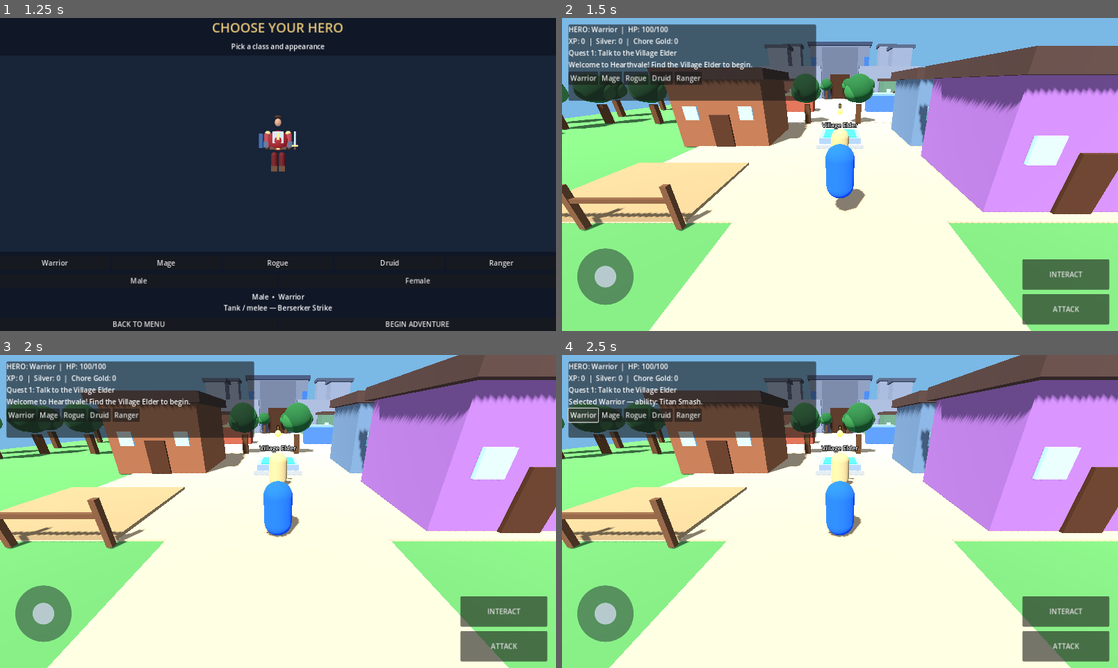
Above: before the commit, frames 1-4 (two rows, left to right).
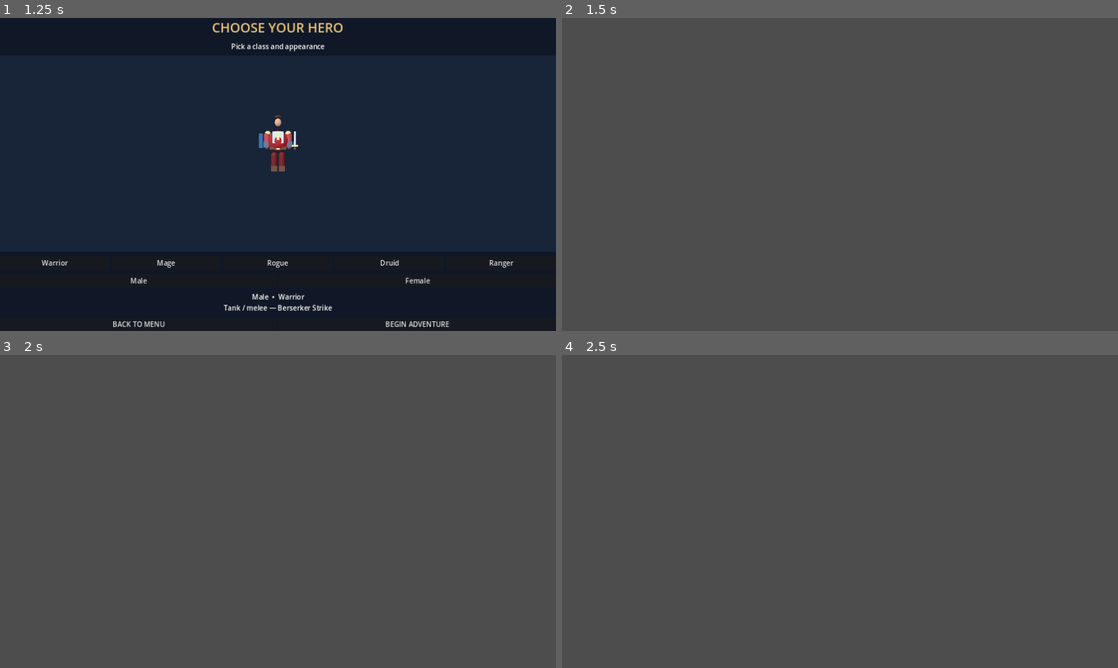
Above: after the commit, the same moments.

Repository: joeywhipple5-dot/Family-Quest
Game: Godot game, scene res://scenes/MainMenu.tscn
Two runs of this game, one before a commit and one after it. Both use one fixed random seed, a clock stepped at 60 frames per second and the inputs below.
Inputs (mouse positions are in pixels of both pictures, inside the frame that each line leads up to):
- Up to frame 1 (1.25 s): click "▶ PLAY" at 0.5 s
- Up to frame 2 (1.5 s): click "BEGIN ADVENTURE" at 1.25 s
- Up to frame 3 (2 s): no input
- Up to frame 4 (2.5 s): click (584, 414) at 2 s, where only the run before the commit has a clickable "Warrior"

Frame 1 is identical in both runs. In frame 2, 98% of the frame differs, in the area x 0-100%, y 0-100%; in frame 3, 98%; in frame 4, 98%.
Error after the commit: Parse Error: Could not preload resource script "res://player.gd". (res://main.gd:4)

Commit message:
Enhance camera movement and targeting mechanics
Refactor camera update logic for improved positioning and targeting.

Diff:
--- a/player.gd
+++ b/player.gd
@@ -153,7 +153,7 @@
 
 func _input(event: InputEvent) -> void:
     if event is InputEventScreenTouch:
-        if event.pressed:
+        if event.pressed:1
             _handle_touch_start(event.index, event.position)
         else:
             _handle_touch_end(event.index)
@@ -238,20 +238,27 @@
 
 
 
+
 func _update_camera() -> void:
     if not is_instance_valid(game_camera):
         return
 
-    var pivot := game_camera.get_parent() as Node3D
-    if pivot == null:
-        return
-
-    # Pivot stays attached to the character.
-    pivot.position = Vector3(0, camera_height, 0)
-    pivot.rotation = Vector3(camera_pitch, camera_yaw, 0)
-
-    # Camera stays behind the pivot at a fixed distance.
-    game_camera.position = Vector3(0, 0, camera_distance)
-    game_camera.rotation = Vector3.ZERO
-    game_camera.look_at(Vector3.ZERO, Vector3.UP)
+    # Aim at a point above the hero.
+    var target := global_position + Vector3(0.0, 1.2, 0.0)
+
+    # Calculate the camera orbit using yaw and pitch.
+    var horizontal_distance := camera_distance * cos(camera_pitch)
+    var vertical_distance := camera_distance * sin(camera_pitch)
+
+    var offset := Vector3(
+        sin(camera_yaw) * horizontal_distance,
+        vertical_distance,
+        cos(camera_yaw) * horizontal_distance
+    )
+
+    # Set the camera's world position directly.
+    game_camera.global_position = target + offset
+
+    # Always face the hero.
+    game_camera.look_at(target, Vector3.UP)
     game_camera.current = true
